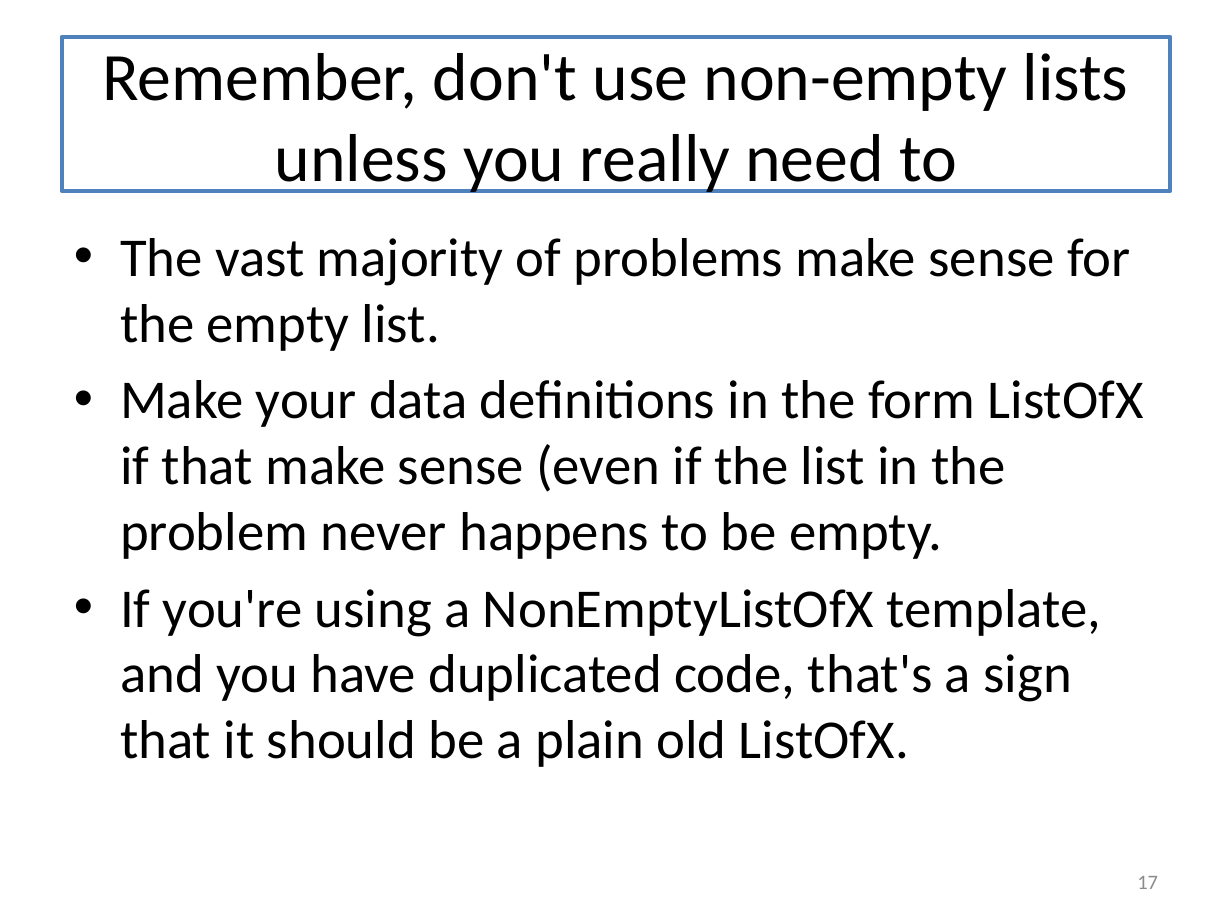
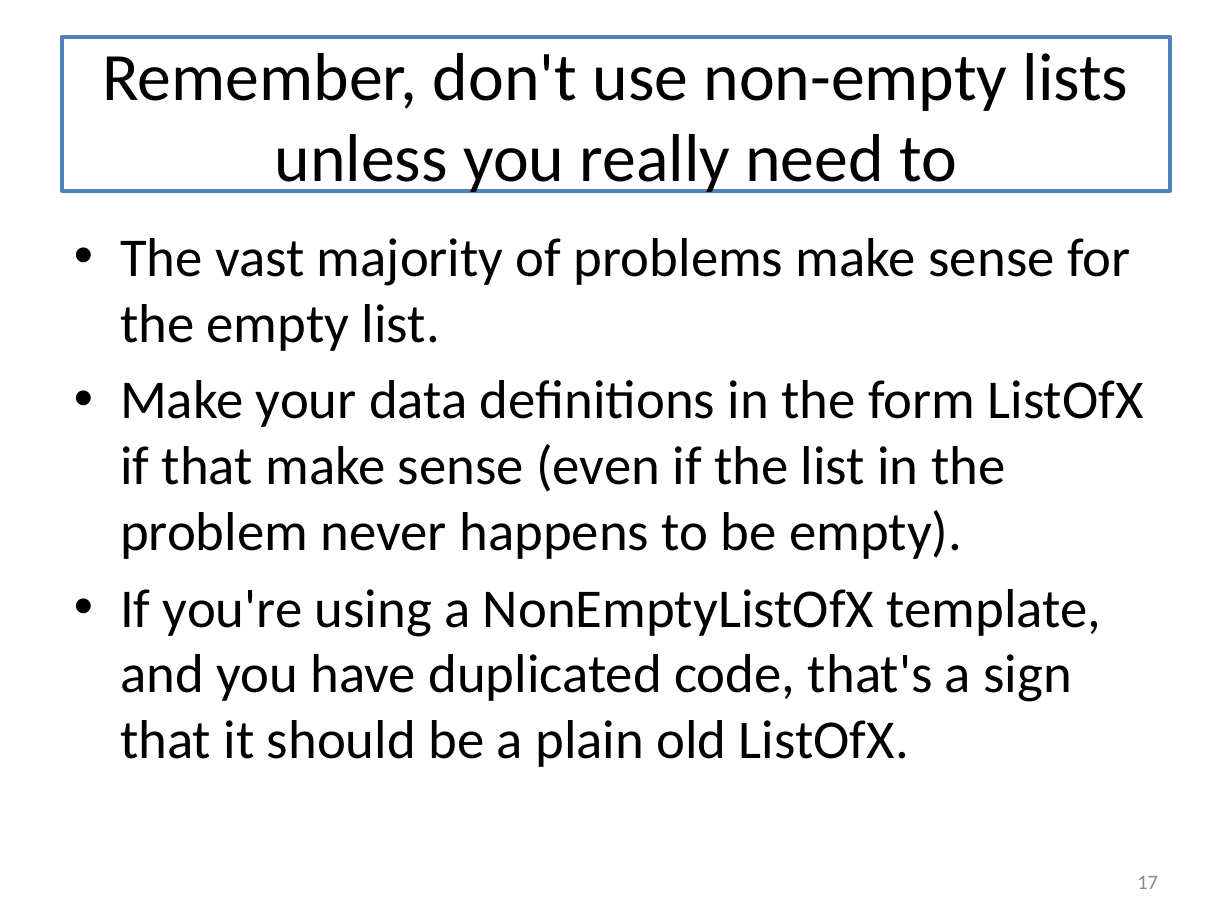
Before and after one commit to mwand/cs5010f16, a slide deck: slide 17 of Slides/Lesson 4.4 Non-Empty Lists.pptx. Drawn at 1232x924 pixels with LibreOffice and Linux fonts; fonts in the diff are those of the drawing. Boxes give left, top, right and bottom in pixels: in the first picture for what was removed or moved away, otherwise in the second. Text is boxed around its words. In the diff, an @@ line names an element or a change of style, - is before the commit and + after.

```diff
--- a/Slides/Lesson 4.4 Non-Empty Lists.pptx
+++ b/Slides/Lesson 4.4 Non-Empty Lists.pptx
@@ text at [120,380,1144,559]: text changed @@
-• Make your data definitions in the form ListOfX if that make sense (even if the list in the problem never happens to be empty.
+• Make your data definitions in the form ListOfX if that make sense (even if the list in the problem never happens to be empty).
```
Also in this commit, not shown: 3 other files.
